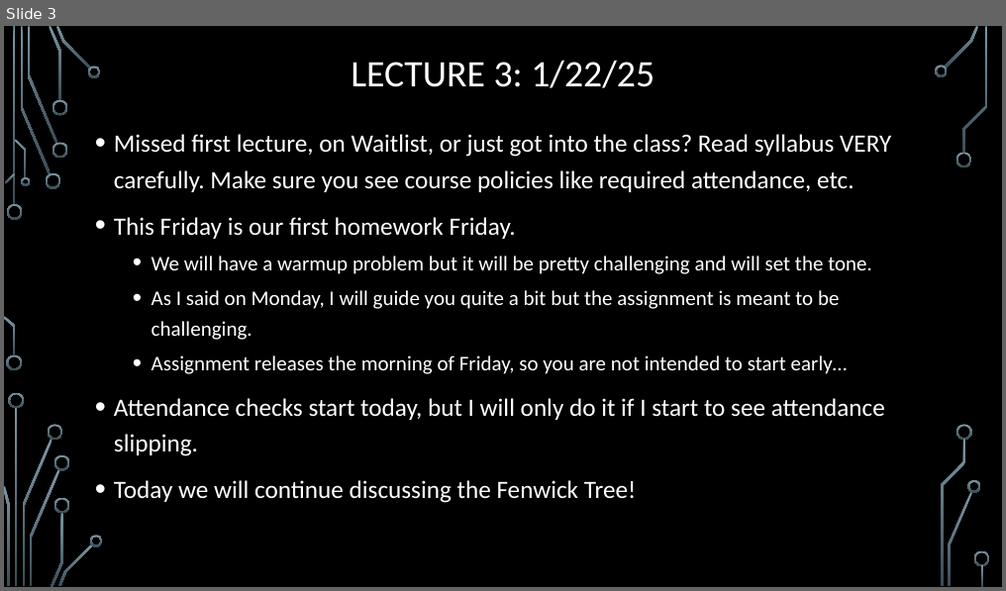
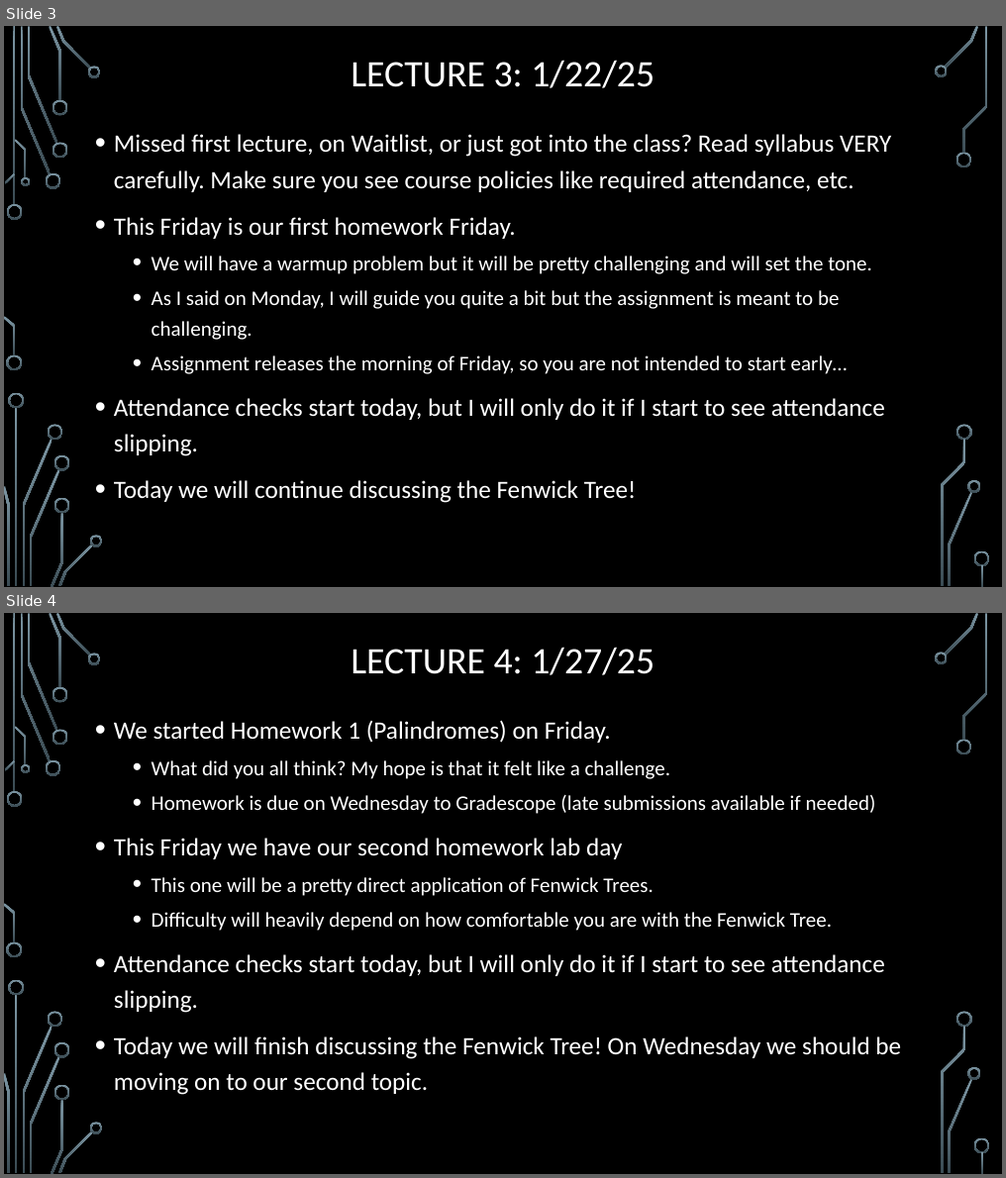
Before and after one commit to janiceeguo/advAlgo, a slide deck: slides/00-DailyAnnouncements.pptx. Shown one above the other, each under a label of ours: slide 3 before the commit, slides 3 and 4 after it. The pictures are 1006x591 and 1006x1178 pixels, drawn with LibreOffice and Linux fonts; fonts in the diff are those of the drawing; background and template pictures are left out. Boxes give left, top, right and bottom in pixels: in the first picture for what was removed or moved away, otherwise in the second. Text is boxed around its words. In the diff, an @@ line names an element or a change of style, - is before the commit and + after.

```diff
--- a/slides/00-DailyAnnouncements.pptx
+++ b/slides/00-DailyAnnouncements.pptx
@@ slide 4 added at (x1=4, y1=613, x2=1002, y2=1174), background picture (left out); not listed: 36 template elements that a slide beside it also shows @@
@@ title added at (x1=350, y1=647, x2=654, y2=675), 36 pt, text #FFFFFF @@
+LECTURE 4: 1/27/25
@@ text added at (x1=114, y1=720, x2=901, y2=1095), 24 pt, text #FFFFFF @@
+• We started Homework 1 (Palindromes) on Friday.
+  • What did you all think? My hope is that it felt like a challenge.
+  • Homework is due on Wednesday to Gradescope (late submissions available if needed)
+• This Friday we have our second homework lab day
+  • This one will be a pretty direct application of Fenwick Trees.
+  • Difficulty will heavily depend on how comfortable you are with the Fenwick Tree.
+• Attendance checks start today, but I will only do it if I start to see attendance slipping.
+• Today we will finish discussing the Fenwick Tree! On Wednesday we should be moving on to our second topic.
```
Also in this commit, not shown: 1 other file.
